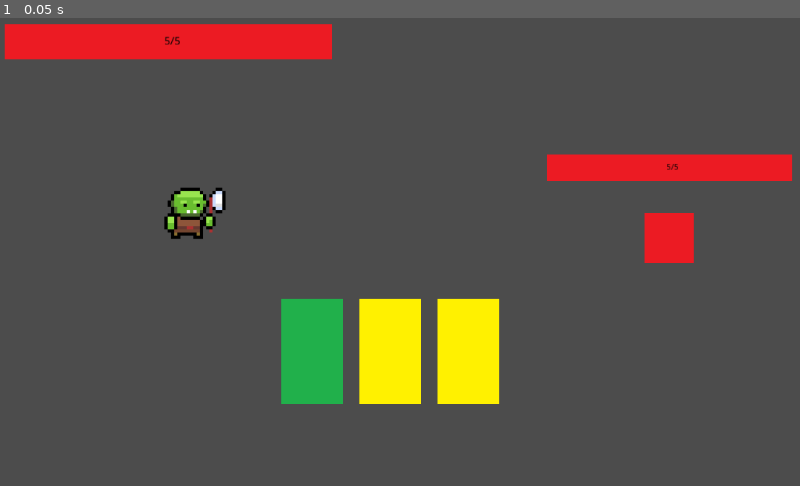
Above: before the commit, frame 1.
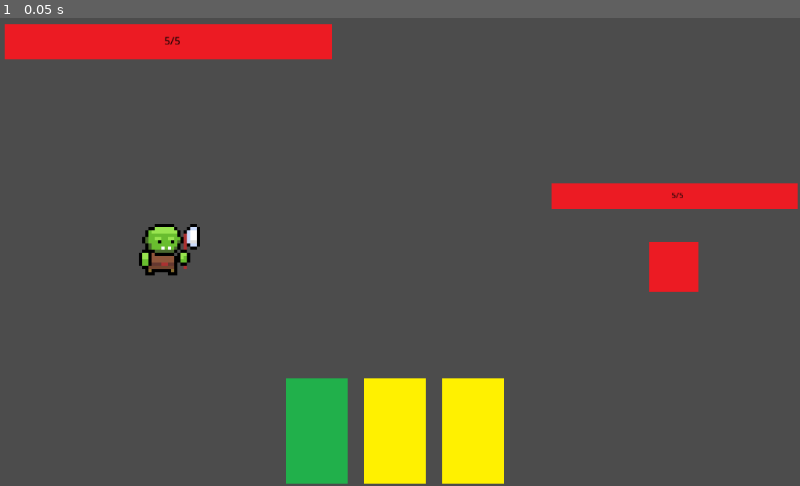
Above: after the commit, the same moment.

Repository: gologo-path/GameProject
Game: Godot game, scene res://scenes/Main.tscn
The game is run twice, just before and just after one commit, with the same random seed, the same clock (stepped at 60 frames per second) and the same inputs. The engine's default icon, where the game draws it, is replaced by a stand-in: a white triangle on a blue panel in a dark square.
Inputs:
- Up to frame 1 (0.05 s): no input

The runs differ from the first frame. In frame 1, 14% of the frame differs, in the area x 17-100%, y 29-100%.

Commit message:
added click area to use undirected card effects

Diff:
--- a/project.godot
+++ b/project.godot
@@ -14,6 +14,29 @@
 run/main_scene="res://scenes/Main.tscn"
 config/icon="res://icon.png"
 
+[importer_defaults]
+
+texture={
+"compress/bptc_ldr": 0,
+"compress/hdr_mode": 0,
+"compress/lossy_quality": 0.7,
+"compress/mode": 0,
+"compress/normal_map": 0,
+"detect_3d": true,
+"flags/anisotropic": false,
+"flags/filter": true,
+"flags/mipmaps": false,
+"flags/repeat": 0,
+"flags/srgb": 2,
+"process/HDR_as_SRGB": false,
+"process/fix_alpha_border": true,
+"process/invert_color": false,
+"process/premult_alpha": false,
+"size_limit": 0,
+"stream": 0,
+"svg/scale": 1.0
+}
+
 [physics]
 
 common/enable_pause_aware_picking=true
--- a/scenes/Main.tscn
+++ b/scenes/Main.tscn
@@ -1,28 +1,41 @@
-[gd_scene load_steps=6 format=2]
+[gd_scene load_steps=8 format=2]
 
 [ext_resource path="res://scenes/Player.tscn" type="PackedScene" id=1]
 [ext_resource path="res://scenes/Enemy.tscn" type="PackedScene" id=2]
 [ext_resource path="res://scenes/Cards.tscn" type="PackedScene" id=3]
 [ext_resource path="res://scripts/Main.gd" type="Script" id=4]
 [ext_resource path="res://scenes/HPBar.tscn" type="PackedScene" id=5]
+[ext_resource path="res://icon.png" type="Texture" id=6]
+[ext_resource path="res://scripts/ClickArea.gd" type="Script" id=7]
 
 [node name="Node2D" type="Node2D"]
 script = ExtResource( 4 )
 
 [node name="Sprite" parent="." instance=ExtResource( 1 )]
-position = Vector2( 120, 160 )
+position = Vector2( 87.242, 206.617 )
 
 [node name="Cards" parent="." instance=ExtResource( 3 )]
-position = Vector2( 360, 360 )
+position = Vector2( 366, 462 )
 scale = Vector2( 0.5, 0.5 )
 
-[node name="Enemy" parent="." instance=ExtResource( 2 )]
-position = Vector2( 675, 100 )
+[node name="Enemy" parent="." groups=[
+"all_enemies",
+] instance=ExtResource( 2 )]
+position = Vector2( 681.3, 136.538 )
 scale = Vector2( 0.5, 0.5 )
 
 [node name="Node2D" parent="." instance=ExtResource( 5 )]
 position = Vector2( 6.11037, 8.31797 )
 
+[node name="ClickArea" type="Sprite" parent="."]
+visible = false
+position = Vector2( 113.369, 139.185 )
+scale = Vector2( 9.12031, 4.45508 )
+texture = ExtResource( 6 )
+centered = false
+script = ExtResource( 7 )
+
 [connection signal="card_selected" from="Cards" to="." method="_on_Node2D_card_selected"]
 [connection signal="killed" from="Enemy" to="." method="_on_Enemy_killed"]
 [connection signal="selected" from="Enemy" to="." method="_on_Enemy_selected"]
+[connection signal="clicked_in_area" from="ClickArea" to="." method="_on_ClickArea_clicked_in_area"]
--- /dev/null
+++ b/scripts/ClickArea.gd
@@ -0,0 +1,11 @@
+extends Sprite
+
+signal clicked_in_area
+
+func _ready():
+	pass # Replace with function body.
+
+func _input(event):
+	if event is InputEventMouseButton and event.pressed and event.button_index == BUTTON_LEFT:
+		if get_rect().has_point(to_local(event.position)):
+			emit_signal("clicked_in_area")
--- a/scripts/Main.gd
+++ b/scripts/Main.gd
@@ -28,14 +28,9 @@
 
 func _on_Enemy_selected(index):
 	if card != null:
-		match self.card.get_type():
-			enum_types.ATTACK:
-				get_child(index).get_damage(self.card.get_damage())
-				used = true
-			enum_types.DEFENS:
-				self.get_damage(self.card.get_damage())
-				used = true
-
+		if self.card.get_type() == enum_types.ATTACK:
+			get_child(index).get_damage(self.card.get_damage())
+			used = true
 	if used:
 		get_node("Cards").destroy_card(card.get_child_index())
 		card = null
@@ -44,3 +39,16 @@
 
 func _on_Enemy_killed(index):
 	print("Enemy %d killed" % index)
+
+
+
+func _on_ClickArea_clicked_in_area():
+	if self.card != null:
+		match self.card.get_type():
+			enum_types.DEFENS:
+				self.get_damage(card.get_damage())
+			enum_types.ALL:
+				self.get_damage(card.get_damage())
+				get_tree().call_group("all_enemies","get_damage",self.card.get_damage())
+			enum_types.ALL_ENEMIES:
+				get_tree().call_group("all_enemies","get_damage",self.card.get_damage())
